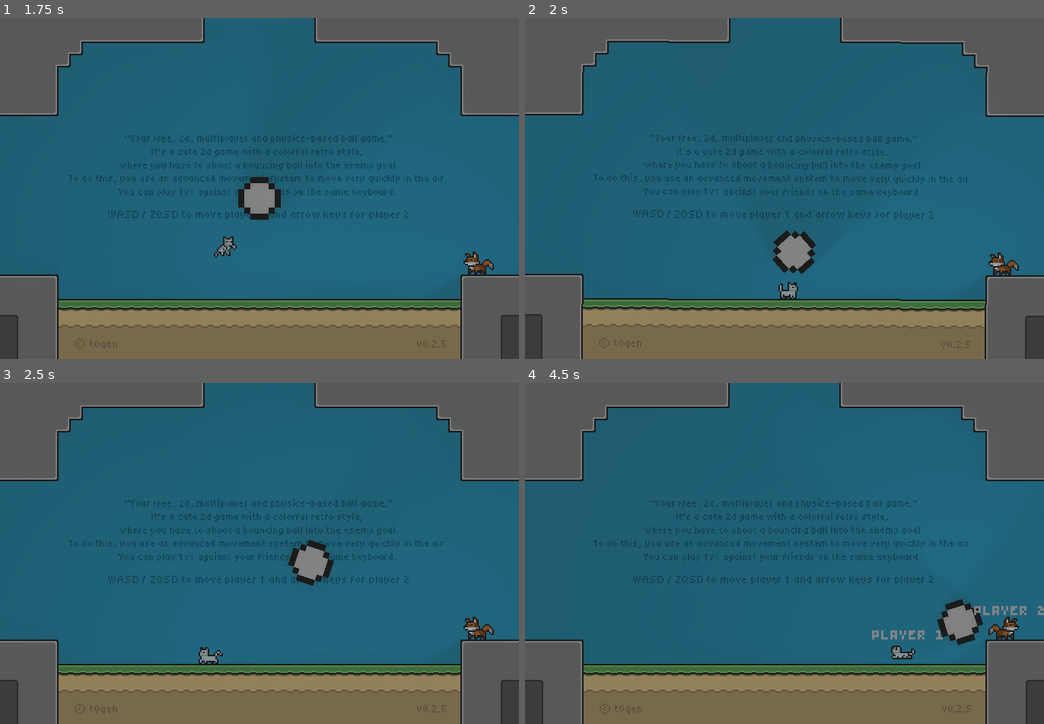
Above: before the commit, frames 1-4 (two rows, left to right).
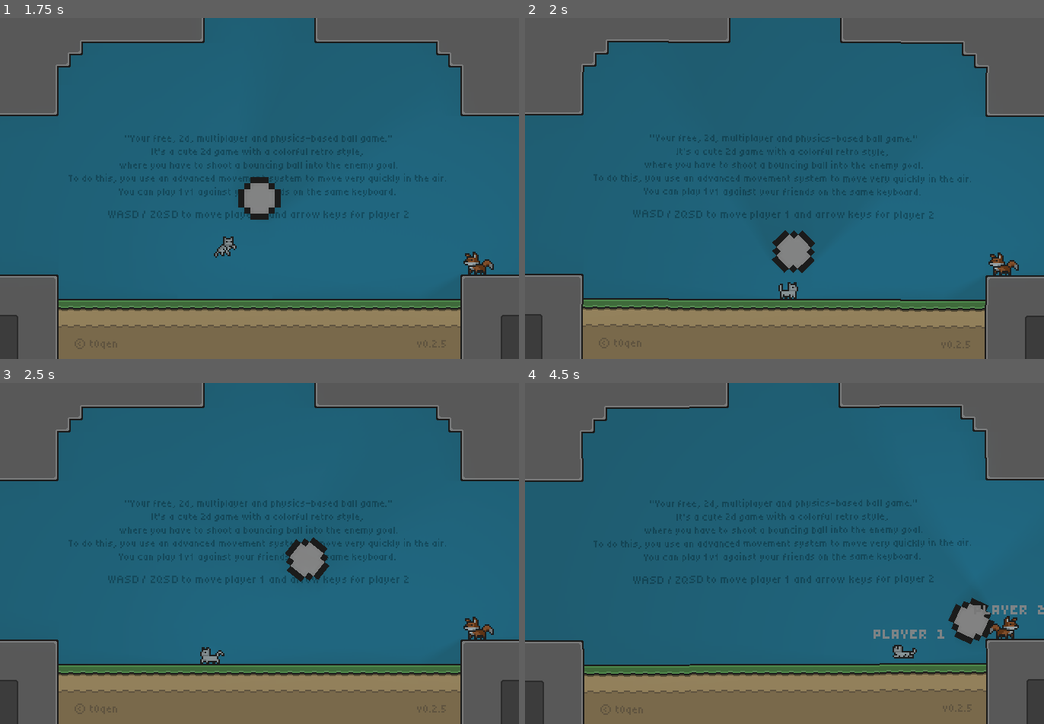
Above: after the commit, the same moments.

Repository: t0qen/juxtra-game
Game: Godot game, scene res://scenes/roots.tscn
The game is run twice, just before and just after one commit, with the same random seed, the same clock (stepped at 60 frames per second) and the same inputs.
Inputs:
- Up to frame 1 (1.75 s): hold D (move_right_1) from 0.53 s (still down); tap X (dash_1) at 0.6 s; tap Z (jump_1) at 0.77, 1.52 s; tap Keypad 0 (dash_2) at 1.35 s
- Up to frame 2 (2 s): keep holding D (move_right_1)
- Up to frame 3 (2.5 s): release D (move_right_1) at 2.03 s; hold Q (move_left_1) from 2.03 s (still down); hold Down (down_2) from 2.03 s (still down)
- Up to frame 4 (4.5 s): release Q (move_left_1) at 2.78 s; release Down (down_2) at 2.78 s; hold D (move_right_1) 2.78-4.28 s; tap Left (move_left_2) at 2.85 s; tap Z (jump_1) at 3.02, 3.77 s; tap Right (move_right_2) at 3.6 s; hold Q (move_left_1) from 4.28 s (still down); tap Tab (tab) at 4.35 s

Frame 1 is identical in both runs. In frame 2, less than 0.1% of the frame differs, in the area x 47-57%, y 62-75%; in frame 3, 0.5%; in frame 4, 3.6%, in the area x 0-100%, y 0-100%.

Commit message:
Begin the dash implementation

Diff:
--- a/scenes/root_ball.tscn
+++ b/scenes/root_ball.tscn
@@ -5,7 +5,7 @@
 [ext_resource type="Texture2D" uid="uid://c8qw1gilu5mue" path="res://assets/levels/lights/circle_light_1.tres" id="3_2pyro"]
 
 [sub_resource type="PhysicsMaterial" id="PhysicsMaterial_4mlqk"]
-friction = 0.5
+rough = true
 bounce = 10.0
 
 [sub_resource type="CircleShape2D" id="CircleShape2D_vfq42"]
@@ -24,7 +24,7 @@
 physics_material_override = SubResource("PhysicsMaterial_4mlqk")
 gravity_scale = 2.0
 center_of_mass_mode = 1
-inertia = 5.0
+inertia = 1.0
 contact_monitor = true
 max_contacts_reported = 100
 script = ExtResource("1_hje8c")
--- a/scenes/scripts/ball.gd
+++ b/scenes/scripts/ball.gd
@@ -8,12 +8,9 @@
 
 func _physics_process(delta: float) -> void:
 	if abs(linear_velocity.y) > max_speed:
-
 		linear_velocity = linear_velocity.normalized() * max_speed
 
-
 	if linear_velocity.length() < stop_threshold && is_on_area_propulsion:
-		print("TRUUUUUUUUUUE")
 		apply_central_impulse(Vector2.UP * propulsion_force)
 
 
@@ -21,7 +18,6 @@
 	if area.is_in_group("propulsion"):
 		is_on_area_propulsion = true
 
-
 func _on_ball_area_area_exited(area: Area2D) -> void:
 	if area.is_in_group("propulsion"):
 		is_on_area_propulsion = false
--- a/scenes/scripts/player.gd
+++ b/scenes/scripts/player.gd
@@ -44,6 +44,18 @@
 	JUMP_3
 }
 var current_jump = JUMP.JUMP # store the current what jump player is actually perform
+#endregion
+
+#region DASH
+# - DASH
+@export_group("Dash")
+enum DASH {
+	NO,
+	DASH,
+	DASH_2
+}
+var current_dash = DASH.DASH
+
 #endregion
 
 #region CAMERA
@@ -97,7 +109,8 @@
 	JUMP_3, # 5
 	WAIT, # 6
 	SLEEP, # 7
-	DASH # 8
+	DASH, # 8
+	DASH_2
 }
 @export var current_state : STATE = STATE.WAIT # where the current state of player will be stored, can stored to first state
 
@@ -217,21 +230,22 @@
 			current_jump = JUMP.JUMP_3
 			perform_jump(1.25)
 
+		STATE.DASH:
+			current_dash = DASH.DASH
+			perform_dash()
+			pass
+
+		STATE.DASH_2:
+			current_dash = DASH.DASH_2
+			perform_dash()
+			pass
+
 		STATE.FLY:
 			exit_fall = false # reset exit fall
 			stop_idle_timers() # we stop all idle timers, MAY NOT IMPORTANT ? TODO
 			current_speed = air_speed # set air speed
 			play_animation("fly")
 
-		STATE.DASH: # TODO
-			play_animation("before_dash")
-			before_dash_finish = false
-			before_dash_timer.start()
-			while before_dash_finish != true:
-				print("PRESS INPUTS")
-			#velocity = vector2().normalized() × speed
-
-
 func _exit_state() -> void: # exit transition, nothing really important
 	match current_state:
 		STATE.WAIT:
@@ -260,11 +274,20 @@
 
 		STATE.DASH:
 			pass
+
+		STATE.DASH_2:
+			pass
 #endregion
 
 #region UPDATE STATE
 func _update_state(delta: float) -> void:  # every behavior of each states updated every physics process
 	match current_state:
+		STATE.DASH:
+			pass
+
+		STATE.DASH_2:
+			pass
+
 		STATE.JUMP:
 			jump_update(delta)
 
@@ -300,7 +323,7 @@
 				_set_state(STATE.FLY)
 
 		STATE.RUN:
-			x_move() # move on x axis
+			x_move() # move on x axisJUMP
 
 			if !direction: # if player doesn't move anymore
 				_set_state(STATE.WAIT)
@@ -309,8 +332,6 @@
 
 			if !is_on_floor() && !jumping: #  # if not on floor, fall down TODO
 				_set_state(STATE.FLY)
-
-			#move_and_slide() # move
 
 		STATE.FLY:
 			x_move() # move on x axis
@@ -328,10 +349,6 @@
 				else:
 					apply_gravity(get_current_gravity(), delta) # else apply gravity
 
-			#move_and_slide() # move
-
-		STATE.DASH: # jump action, come with inputs system
-			pass
 #endregion
 #endregion
 
@@ -353,6 +370,9 @@
 
 func reset_jump():
 	current_jump = JUMP.NO
+
+func reset_dash():
+	current_dash = DASH.NO
 
 func perform_jump(coef: float): # func to do a jump
 	exit_fall = false # reset exit fall
@@ -363,6 +383,14 @@
 	velocity.y = jump_velocity * coef # apply jump
 	jump_bug_timer.start() # this timer is here to prevent bug if STATE.JUMP begin to soon
 
+func perform_dash():
+	play_animation("before_dash")
+	before_dash_finish = false
+	before_dash_timer.start()
+	while before_dash_finish != true:
+		print("PRESS INPUTS")
+	#velocity = vector2().normalized() × speed
+
 func jump_update(delta): # basic func wich control jump int state update
 	x_move() # move on x axis with inputs
 	can_jump() # jump action, come with inputs system
@@ -377,8 +405,6 @@
 			apply_gravity(get_current_gravity() * propulsion_down_force, delta)
 		else:
 			apply_gravity(get_current_gravity(), delta) # else apply gravity
-
-	#move_and_slide() # move
 
 func can_jump(): # TODO
 	if !want_to_jump:
@@ -453,7 +479,14 @@
 				sprites.play("dash_2")
 
 func can_dash(): # TODO
-	pass
+	if !want_to_dash:
+		return false
+	else:
+		if current_dash == DASH.NO:
+			_set_state(STATE.DASH)
+		elif current_dash == DASH.DASH:
+			_set_state(STATE.DASH_2)
+
 
 func get_current_gravity() -> float: # return gravity
 	return jump_gravity if velocity.y < 0.0 else fall_gravity # if player's velocity < 0, it means that player is jumping so return jump gravity
